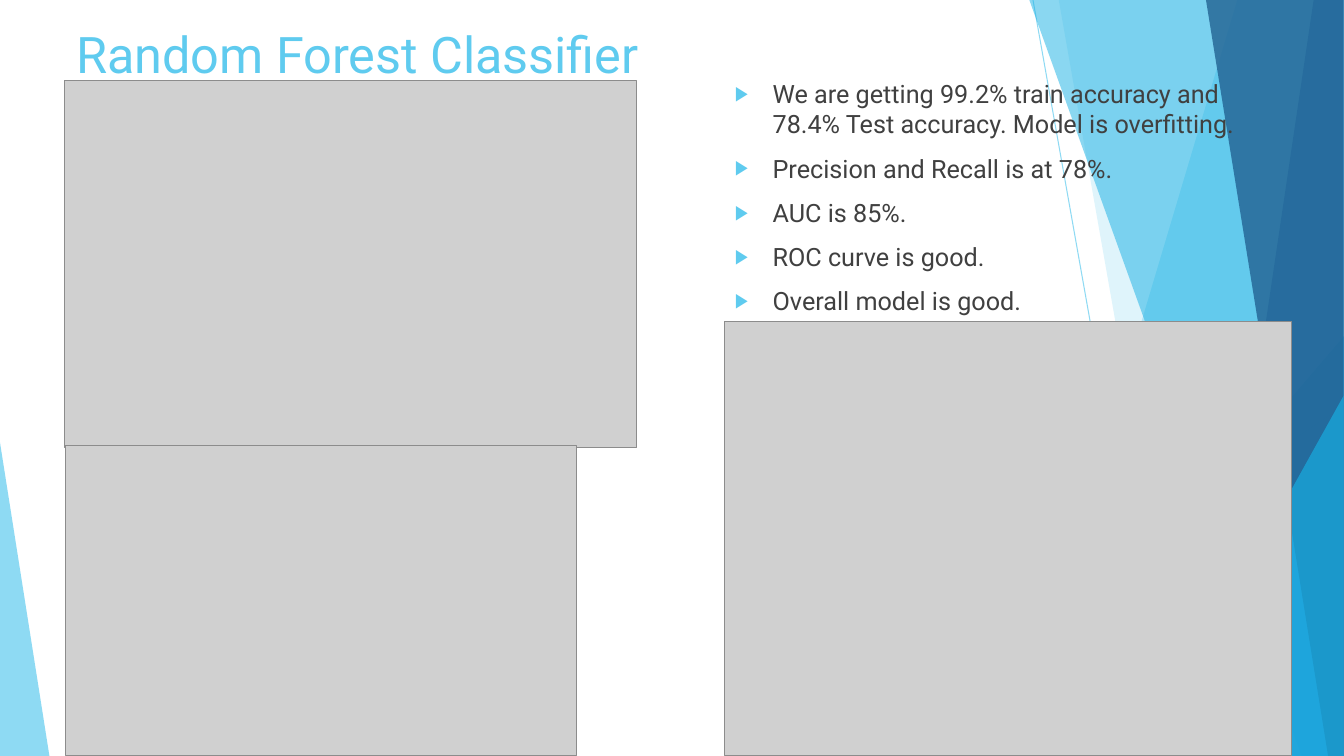
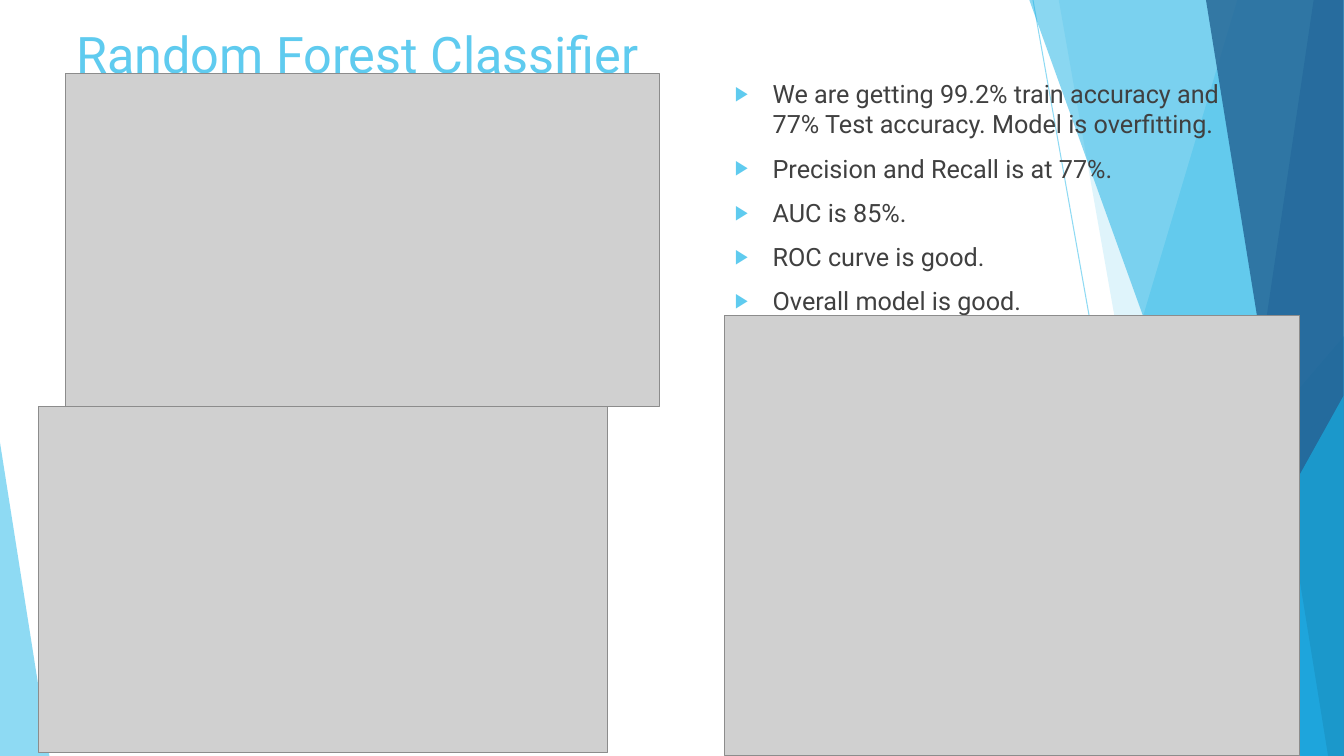
Before and after one commit to meghrajkonduskar/In-Drive-Coupon-Recommendation-Project, a slide deck: slide 21 of In Drive Coupon Recommendation.pptx. Drawn at 1344x756 pixels with LibreOffice and Linux fonts; fonts in the diff are those of the drawing; grey boxes stand for pictures. Boxes give left, top, right and bottom in pixels: in the first picture for what was removed or moved away, otherwise in the second. Text is boxed around its words. In the diff, an @@ line names an element or a change of style, - is before the commit and + after.

Commit message:
fix bugs and final model

```diff
--- a/In Drive Coupon Recommendation.pptx
+++ b/In Drive Coupon Recommendation.pptx
@@ picture: place and size @@
-picture at box(65, 81, 637, 448)
+picture at box(66, 74, 659, 407)
@@ text at box(773, 80, 1219, 184): text changed @@
-▶ We are getting 99.2% train accuracy and 78.4% Test accuracy. Model is overfitting.
-▶ Precision and Recall is at 78%.
+▶ We are getting 99.2% train accuracy and 77% Test accuracy. Model is overfitting.
+▶ Precision and Recall is at 77%.
@@ picture: place and size @@
-picture at box(725, 322, 1292, 756)
+picture at box(725, 316, 1300, 756)
@@ picture: place and size @@
-picture at box(66, 446, 577, 756)
+picture at box(38, 407, 608, 753)
```
Also in this commit, not shown: 10 other slides changed, 1 slide added, 22 other files.
